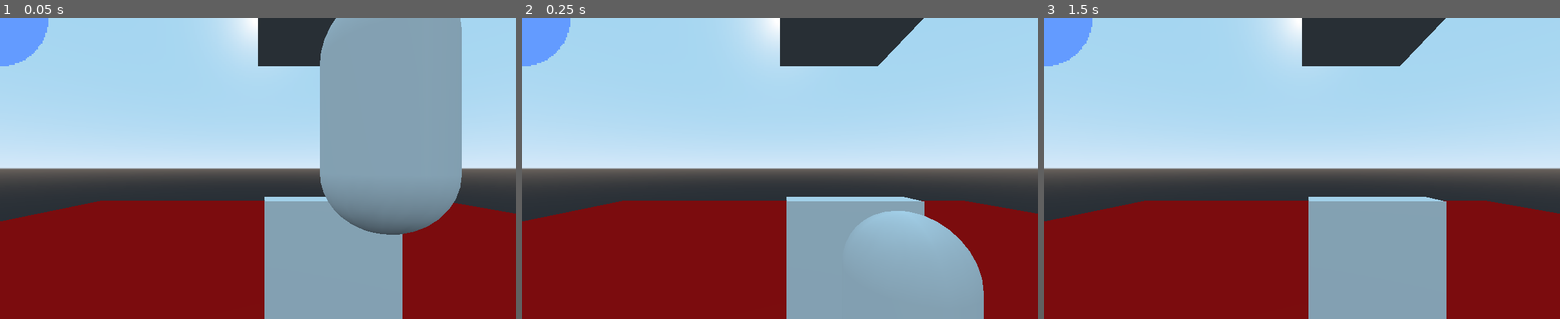
Above: before the commit, frames 1-3 (left to right).
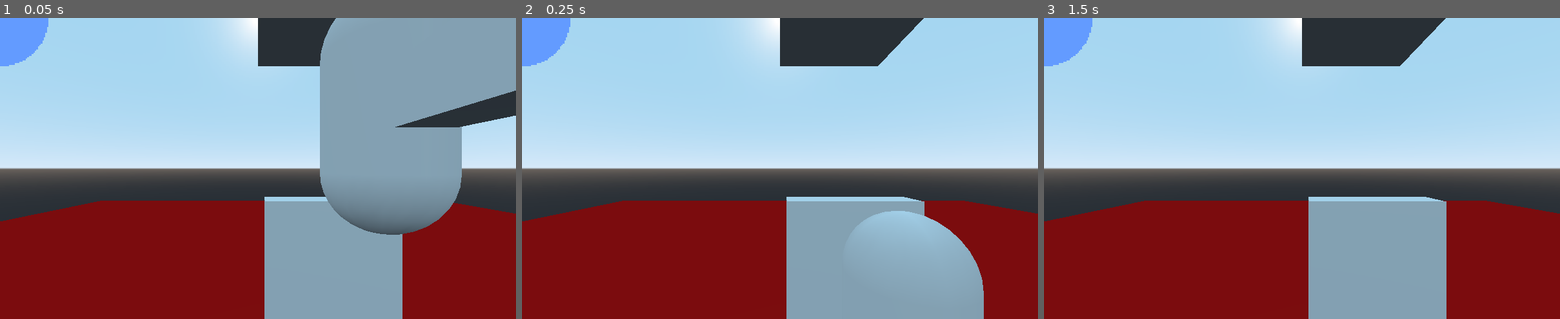
Above: after the commit, the same moments.

Repository: progammer/UTGJ2021
Game: Godot game, scene res://Spatial.tscn
Same seed, same stepped clock (60 frames per second), same inputs: the game is played once before the commit and once after it.
Inputs:
- Up to frame 1 (0.05 s): no input
- Up to frame 2 (0.25 s): no input
- Up to frame 3 (1.5 s): tap Enter at 0.5 s; hold D (move_right) 0.53-1.28 s; tap Right (turn_c) at 0.6 s; tap Space (jump) at 0.77, 1.07, 1.25 s; tap Left (turn_cc) at 0.8, 1.35 s; hold Down (lay_down) from 1.28 s (still down)

The runs differ from the first frame. In frame 1, 4.0% of the frame differs, in the area x 76-100%, y 0-37%; in frame 2, nothing differs; in frame 3, nothing differs.

Commit message:
Rotation backend

Diff:
--- a/Player.gd
+++ b/Player.gd
@@ -4,19 +4,52 @@
 export var gravity = 70
 export var jump_impulse = 25
 
+onready var pivot = $Pivot
+
 var velocity =- Vector3.ZERO
 
+# Direction Handling
+const UPRIGHT = 0
+const LAYING = 1
+const NUM_DIRS = 4
+
+var lay = 0
+var dir = 0
+var ROTATIONS = [
+	["u^", "u>", "uv", "u<"],				# standing up 0
+	["d^", "d>", "dv", "d<"]	# laying down 1
+]
+
 func _physics_process(delta):
-	var input_vector = get_input_vector()
-	apply_movement(input_vector)
+	print(ROTATIONS[lay][dir])
+	apply_movement(get_movement_vector())
+	handle_rotation()
+	handle_jump()
 	apply_gravity(delta)
 	velocity = move_and_slide(velocity, Vector3.UP)
 
-func get_input_vector():
+func get_movement_vector():
 	var input_vector = Vector3.ZERO
 	input_vector.x = Input.get_action_strength("move_right") - Input.get_action_strength("move_left")
 	input_vector.z = Input.get_action_strength("move_backward") - Input.get_action_strength("move_forward")
 	return input_vector.normalized()
+
+func handle_rotation():
+	# 6 different states. (or 8, if asymmetrical)
+	# Standing Up: Facing cam or facing side (or 4 rotation points)
+	# Laying Down: 4 rotation points
+	var dir_input = 1 if Input.is_action_just_pressed("turn_c") else 0  - 1 if Input.is_action_just_pressed("turn_cc") else 0
+	if dir_input != 0:
+		# 0 - 1 => 3. -1 mod is like adding mod value - 1
+		dir += 1 if dir_input > 0 else (NUM_DIRS - 1)
+		dir %= NUM_DIRS
+
+	# Handle laying down or standing up
+	if lay == UPRIGHT and Input.is_action_just_pressed("lay_down"):
+		# print("bruh")
+		lay = LAYING
+	elif lay == LAYING and Input.is_action_just_pressed("get_up"):
+		lay = UPRIGHT
 
 func apply_movement(input_vector):
 	velocity.x = input_vector.x * max_speed
@@ -25,6 +58,9 @@
 func apply_gravity(delta):
 	velocity.y -= gravity * delta
 
+func handle_jump():
+	if is_on_floor() and Input.is_action_pressed("jump"):
+		velocity.y += jump_impulse
 
 # Called when the node enters the scene tree for the first time.
 func _ready():
--- a/Spatial.tscn
+++ b/Spatial.tscn
@@ -20,15 +20,17 @@
 "vertex_count": 16
 }
 
-[sub_resource type="CapsuleMesh" id=8]
+[sub_resource type="CapsuleMesh" id=4]
 radius = 0.5
+
+[sub_resource type="CubeMesh" id=5]
 
 [sub_resource type="SphereShape" id=6]
 
 [sub_resource type="SpatialMaterial" id=7]
 albedo_color = Color( 0.752941, 0.0470588, 0.0470588, 1 )
 
-[sub_resource type="BoxShape" id=9]
+[sub_resource type="BoxShape" id=8]
 
 [node name="Spatial" type="Spatial"]
 
@@ -59,7 +61,12 @@
 
 [node name="MeshInstance" type="MeshInstance" parent="Player/Pivot"]
 transform = Transform( 1, 0, 0, 0, -4.37114e-08, -1, 0, 1, -4.37114e-08, 0, 0, 0 )
-mesh = SubResource( 8 )
+mesh = SubResource( 4 )
+material/0 = null
+
+[node name="MeshInstance2" type="MeshInstance" parent="Player/Pivot"]
+transform = Transform( 0.2, 0, 0, 0, 0.2, 0, 0, 0, 0.5, 0, 0, 1 )
+mesh = SubResource( 5 )
 material/0 = null
 
 [node name="CollisionShape" type="CollisionShape" parent="Player"]
@@ -73,12 +80,12 @@
 depth = 25.0
 material = SubResource( 7 )
 
-[node name="Area" type="Area" parent="."]
+[node name="Wall" type="Area" parent="."]
 
-[node name="CSGBox" type="CSGBox" parent="Area"]
+[node name="CSGBox" type="CSGBox" parent="Wall"]
 transform = Transform( 1, 0, 0, 0, 1, 0, 0, 0, 1, 0.108716, -4.06281, 0 )
 depth = 0.5
 
-[node name="CollisionShape" type="CollisionShape" parent="Area"]
+[node name="CollisionShape" type="CollisionShape" parent="Wall"]
 transform = Transform( 1, 0, 0, 0, 1, 0, 0, 0, 0.3, 0.108716, -4.06281, 0 )
-shape = SubResource( 9 )
+shape = SubResource( 8 )
Not shown: 1 places in Spatial.tscn that only renumber resources
